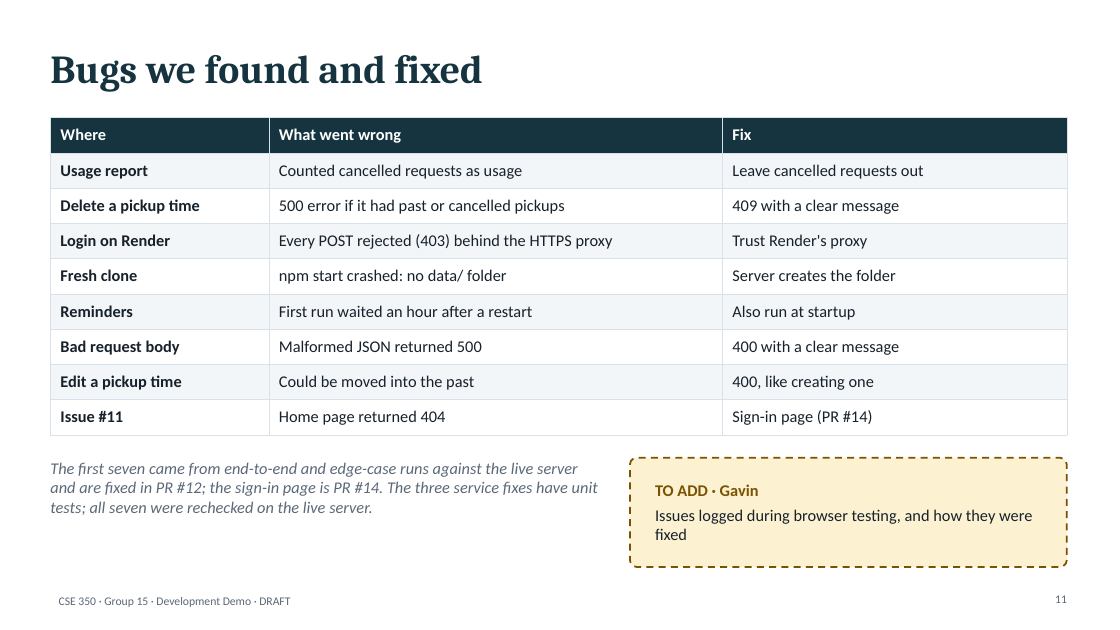
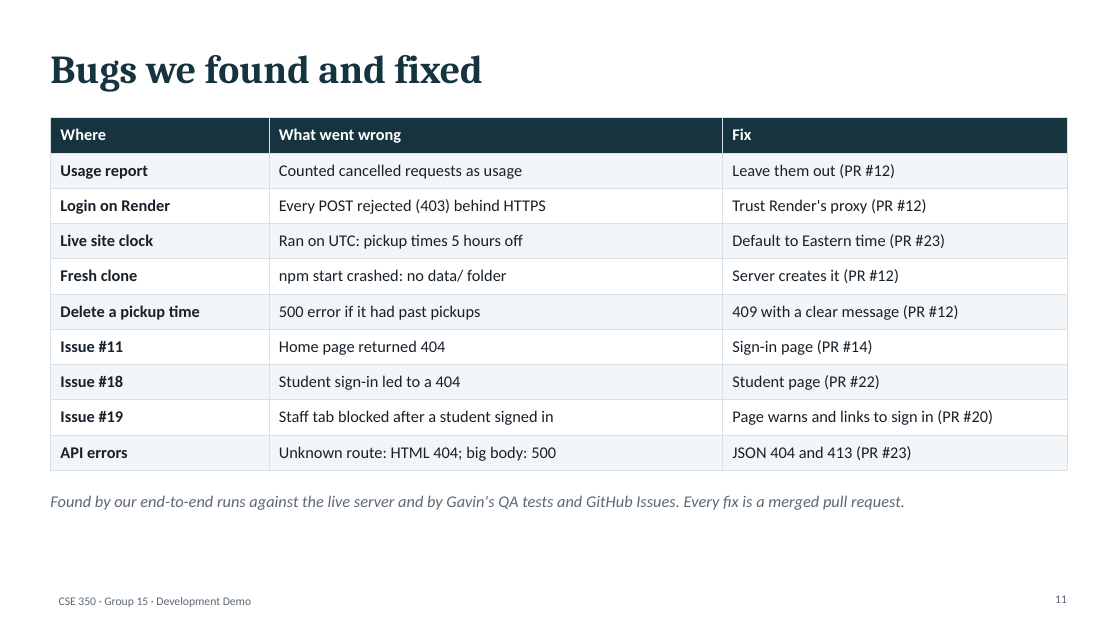
Before and after one commit to a0merr/University-Food-Pantry-CSE-350-, a slide deck: slide 11 of docs/presentation/CSE350_Demo_Deck_DRAFT.pptx. Drawn at 1120x630 pixels with LibreOffice and Linux fonts; fonts in the diff are those of the drawing. Boxes give left, top, right and bottom in pixels: in the first picture for what was removed or moved away, otherwise in the second. Text is boxed around its words. In the diff, an @@ line names an element or a change of style, - is before the commit and + after.

```diff
--- a/docs/presentation/CSE350_Demo_Deck_DRAFT.pptx
+++ b/docs/presentation/CSE350_Demo_Deck_DRAFT.pptx
@@ table at (50, 118, 1067, 465) @@
-row 2: Usage report | Counted cancelled requests as usage | Leave cancelled requests out
-row 3: Delete a pickup time | 500 error if it had past or cancelled pickups | 409 with a clear message
-row 4: Login on Render | Every POST rejected (403) behind the HTTPS proxy | Trust Render's proxy
-row 5: Fresh clone | npm start crashed: no data/ folder | Server creates the folder
-row 6: Reminders | First run waited an hour after a restart | Also run at startup
-row 7: Bad request body | Malformed JSON returned 500 | 400 with a clear message
-row 8: Edit a pickup time | Could be moved into the past | 400, like creating one
+row 2: Usage report | Counted cancelled requests as usage | Leave them out (PR #12)
+row 3: Login on Render | Every POST rejected (403) behind HTTPS | Trust Render's proxy (PR #12)
+row 4: Live site clock | Ran on UTC: pickup times 5 hours off | Default to Eastern time (PR #23)
+row 5: Fresh clone | npm start crashed: no data/ folder | Server creates it (PR #12)
+row 6: Delete a pickup time | 500 error if it had past pickups | 409 with a clear message (PR #12)
+row 8: Issue #18 | Student sign-in led to a 404 | Student page (PR #22)
+row 9: Issue #19 | Staff tab blocked after a student signed in | Page warns and links to sign in (PR #20)
+row 10: API errors | Unknown route: HTML 404; big body: 500 | JSON 404 and 413 (PR #23)
@@ rounded rectangle removed at (630, 458, 1067, 567) @@
@@ text at (50, 495, 905, 510): text changed @@
-The first seven came from end-to-end and edge-case runs against the live server and are fixed in PR #12; the sign-in page is PR #14. The three service fixes have unit tests; all seven were rechecked on the live server.
+Found by our end-to-end runs against the live server and by Gavin's QA tests and GitHub Issues. Every fix is a merged pull request.
@@ text removed at (655, 484, 1032, 540) @@
-TO ADD · Gavin
-Issues logged during browser testing, and how they were fixed
@@ text at (59, 597, 251, 607): text changed @@
-CSE 350 · Group 15 · Development Demo · DRAFT
+CSE 350 · Group 15 · Development Demo
```
Also in this commit, not shown: 11 other slides changed, 6 other files.
